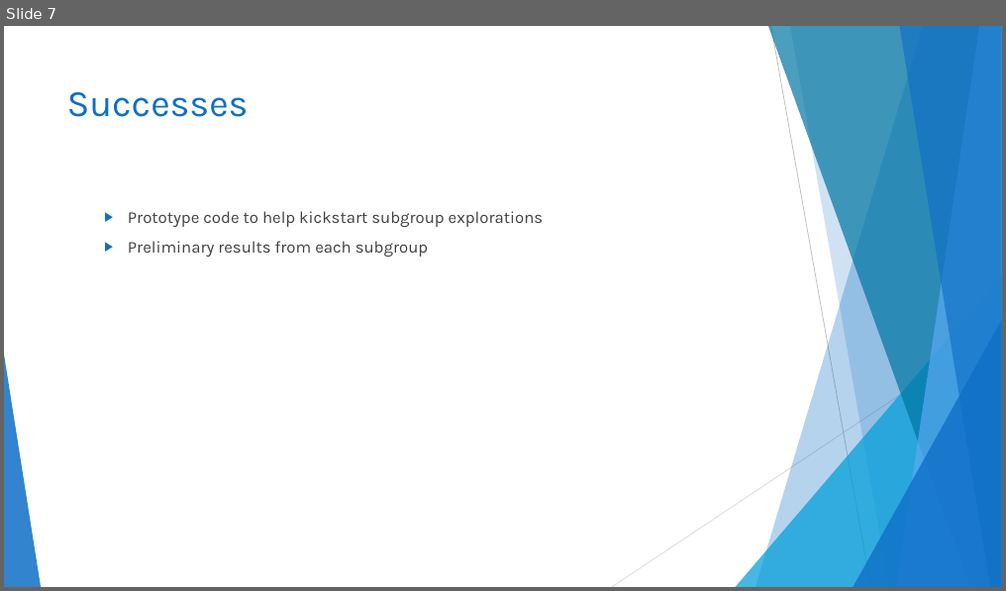
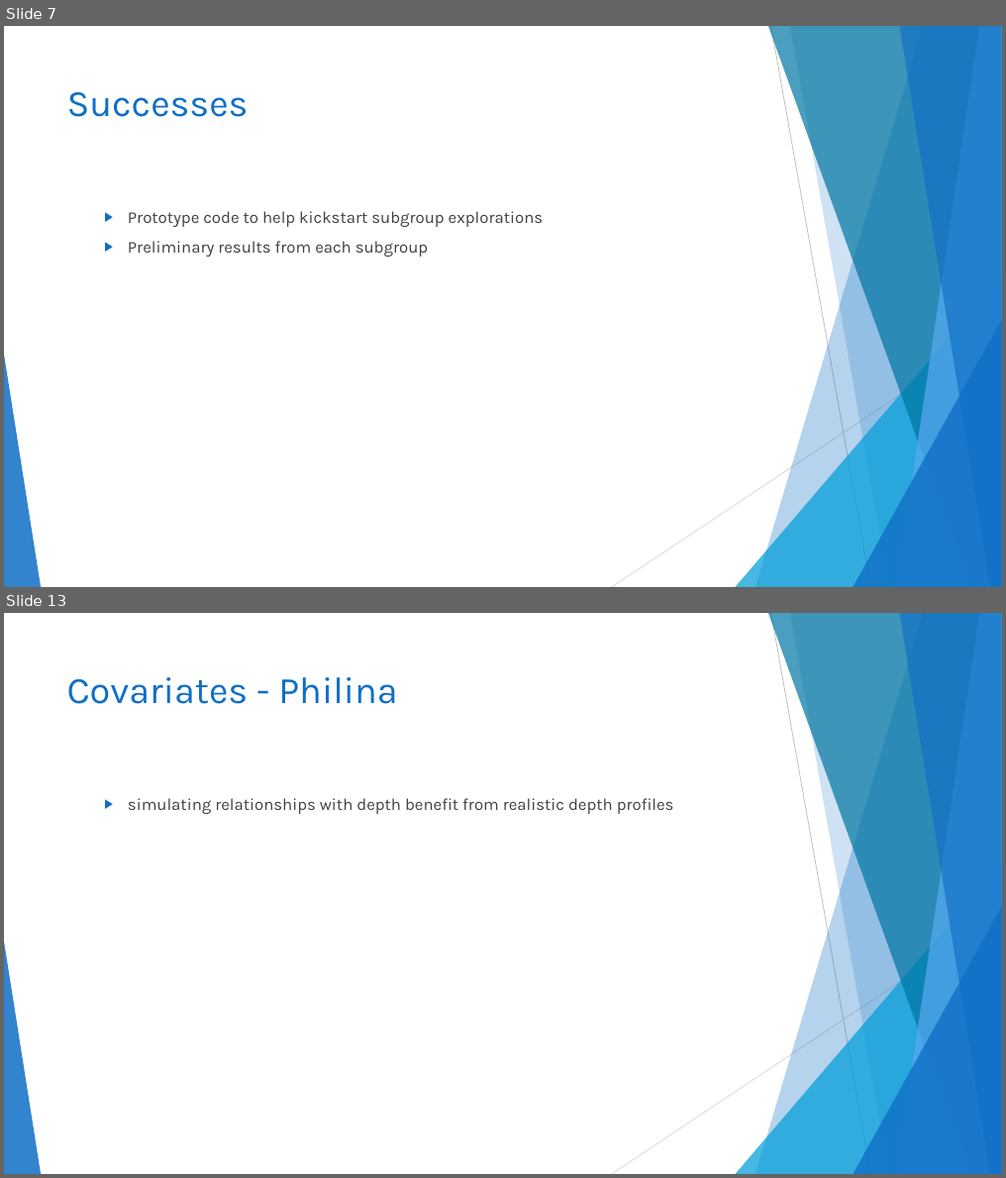
Before and after one commit to TESA-workshops/sim-geostat-survey, a slide deck: report/sim-geostat-survey-report.pptx. Shown one above the other, each under a label of ours: slide 7 before the commit, slides 7 and 13 after it; the slides between them are not shown. The pictures are 1006x591 and 1006x1178 pixels, drawn with LibreOffice and Linux fonts; fonts in the diff are those of the drawing. Boxes give left, top, right and bottom in pixels: in the first picture for what was removed or moved away, otherwise in the second. Text is boxed around its words. In the diff, an @@ line names an element or a change of style, - is before the commit and + after.

```diff
--- a/report/sim-geostat-survey-report.pptx
+++ b/report/sim-geostat-survey-report.pptx
@@ slide 13 added at [4, 613, 1002, 1174], background #FFFFFF; not listed: 10 template elements that a slide beside it also shows @@
@@ title added at [67, 677, 397, 704], 36 pt, text #0F6FC6 @@
+Covariates - Philina
@@ text added at [128, 798, 674, 814], 16 pt, text #404040 @@
+  ▶ simulating relationships with depth benefit from realistic depth profiles
```
Also in this commit, not shown: 2 slides changed, 16 other slides added, 2 slides removed, 1 other file.
